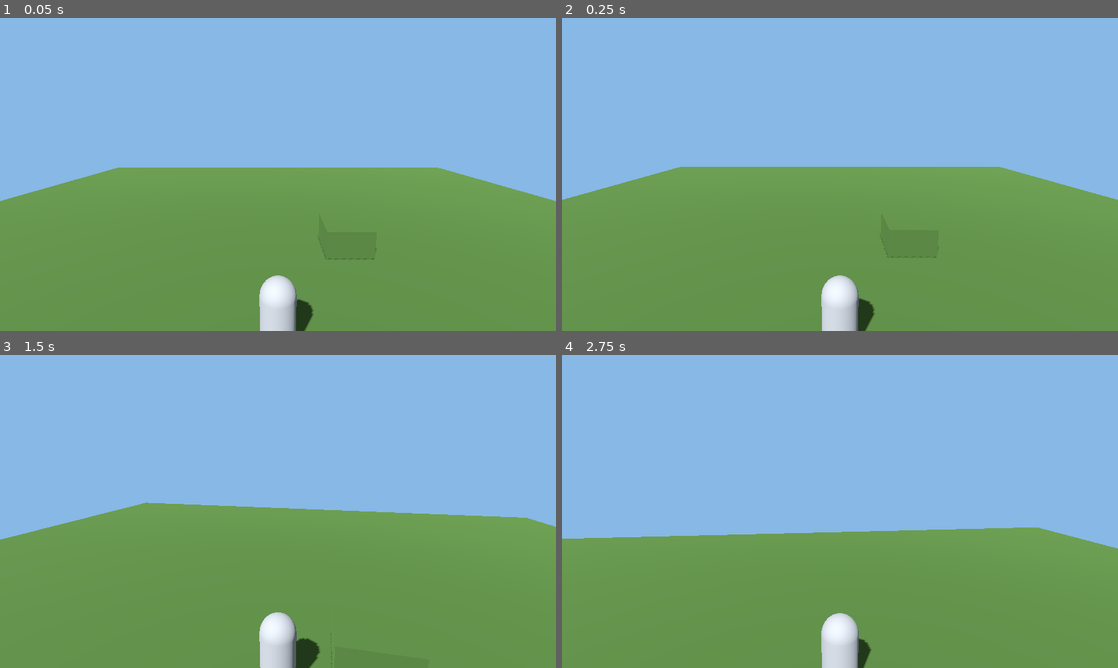
Above: before the commit, frames 1-4 (two rows, left to right).
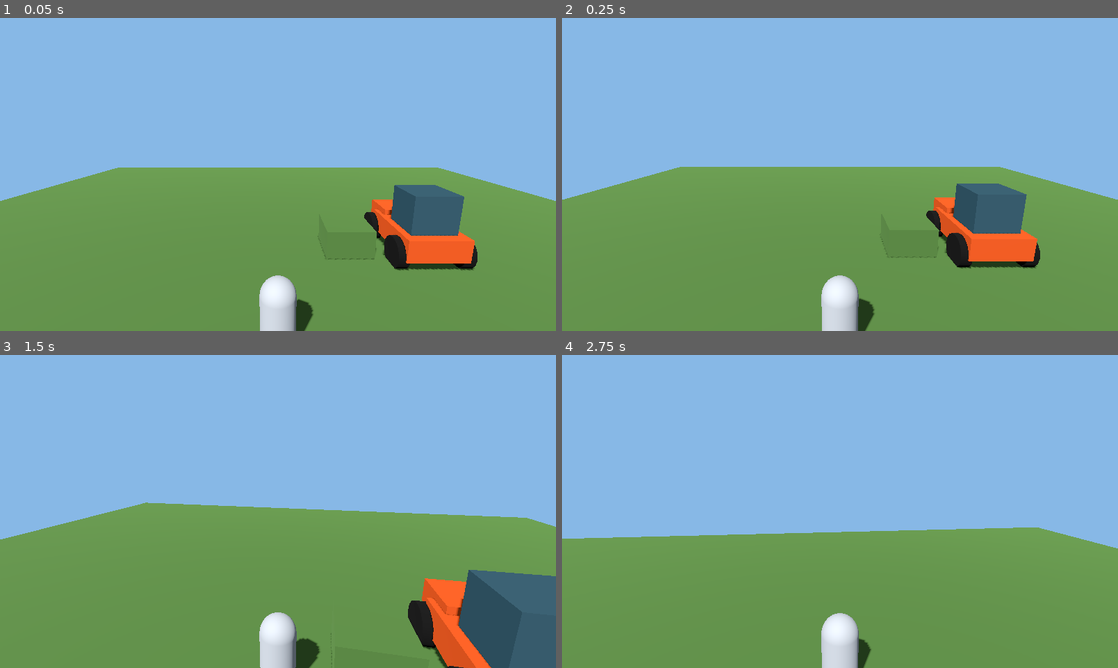
Above: after the commit, the same moments.

Repository: pfarrergraf/Landwirtschaftssimulator
Game: Godot game, scene res://scenes/main.tscn
Same seed, same stepped clock (60 frames per second), same inputs: the game is played once before the commit and once after it.
Inputs (mouse positions are in pixels of both pictures, inside the frame that each line leads up to):
- Up to frame 1 (0.05 s): no input
- Up to frame 2 (0.25 s): no input
- Up to frame 3 (1.5 s): tap Enter at 0.5 s; move the mouse to (305, 511) at 0.52 s; hold E (interact) 0.53-1.28 s; hold W (move_forward) from 0.53 s (still down); move the mouse to (250, 511) at 1.27 s; tap E (interact) at 1.35 s
- Up to frame 4 (2.75 s): keep holding W (move_forward); move the mouse to (851, 505) at 2.02 s; hold E (interact) from 2.03 s (still down)

The runs differ from the first frame. In frame 1, 4.1% of the frame differs, in the area x 65-86%, y 53-81%; in frame 2, 4.1%; in frame 3, 7.2%, in the area x 73-100%, y 68-100%; in frame 4, nothing differs.

Commit message:
feat(vehicle): add brand-neutral tractor blockout

Diff:
--- a/game/godot/scenes/main.tscn
+++ b/game/godot/scenes/main.tscn
@@ -1,6 +1,7 @@
-[gd_scene load_steps=8 format=3]
+[gd_scene load_steps=18 format=3]
 
 [ext_resource type="Script" path="res://scripts/player_controller.gd" id="1_player"]
+[ext_resource type="Script" path="res://scripts/generic_tractor.gd" id="2_tractor"]
 
 [sub_resource type="Environment" id="Environment_main"]
 background_mode = 1
@@ -27,6 +28,44 @@
 [sub_resource type="CapsuleShape3D" id="Shape_player"]
 radius = 0.45
 height = 1.8
+
+[sub_resource type="StandardMaterial3D" id="Material_tractor_body"]
+albedo_color = Color(0.65, 0.24, 0.08, 1)
+roughness = 0.72
+
+[sub_resource type="StandardMaterial3D" id="Material_tractor_cabin"]
+albedo_color = Color(0.18, 0.27, 0.3, 1)
+metallic = 0.15
+roughness = 0.35
+
+[sub_resource type="StandardMaterial3D" id="Material_tractor_wheel"]
+albedo_color = Color(0.035, 0.035, 0.035, 1)
+roughness = 0.96
+
+[sub_resource type="BoxMesh" id="Mesh_tractor_body"]
+material = SubResource("Material_tractor_body")
+size = Vector3(2.4, 0.9, 3.4)
+
+[sub_resource type="BoxMesh" id="Mesh_tractor_cabin"]
+material = SubResource("Material_tractor_cabin")
+size = Vector3(1.8, 1.8, 1.7)
+
+[sub_resource type="BoxMesh" id="Mesh_tractor_hood"]
+material = SubResource("Material_tractor_body")
+size = Vector3(2.0, 0.8, 1.6)
+
+[sub_resource type="CylinderMesh" id="Mesh_tractor_wheel"]
+material = SubResource("Material_tractor_wheel")
+top_radius = 0.65
+bottom_radius = 0.65
+height = 0.45
+radial_segments = 16
+
+[sub_resource type="BoxShape3D" id="Shape_tractor"]
+size = Vector3(2.5, 2.2, 4.2)
+
+[sub_resource type="SphereShape3D" id="Shape_interaction"]
+radius = 3.2
 
 [node name="Main" type="Node3D"]
 
@@ -65,6 +104,79 @@
 current = true
 fov = 65.0
 
+[node name="GenericTractor" type="CharacterBody3D" parent="."]
+position = Vector3(6, 1.3, 0)
+script = ExtResource("2_tractor")
+
+[node name="Body" type="MeshInstance3D" parent="GenericTractor"]
+position = Vector3(0, -0.25, 0.25)
+mesh = SubResource("Mesh_tractor_body")
+
+[node name="Hood" type="MeshInstance3D" parent="GenericTractor"]
+position = Vector3(0, 0.05, -1.45)
+mesh = SubResource("Mesh_tractor_hood")
+
+[node name="Cabin" type="MeshInstance3D" parent="GenericTractor"]
+position = Vector3(0, 0.85, 0.65)
+mesh = SubResource("Mesh_tractor_cabin")
+
+[node name="WheelFrontLeft" type="MeshInstance3D" parent="GenericTractor"]
+position = Vector3(-1.25, -0.62, -1.35)
+rotation_degrees = Vector3(0, 0, 90)
+mesh = SubResource("Mesh_tractor_wheel")
+
+[node name="WheelFrontRight" type="MeshInstance3D" parent="GenericTractor"]
+position = Vector3(1.25, -0.62, -1.35)
+rotation_degrees = Vector3(0, 0, 90)
+mesh = SubResource("Mesh_tractor_wheel")
+
+[node name="WheelRearLeft" type="MeshInstance3D" parent="GenericTractor"]
+position = Vector3(-1.25, -0.62, 1.25)
+rotation_degrees = Vector3(0, 0, 90)
+mesh = SubResource("Mesh_tractor_wheel")
+
+[node name="WheelRearRight" type="MeshInstance3D" parent="GenericTractor"]
+position = Vector3(1.25, -0.62, 1.25)
+rotation_degrees = Vector3(0, 0, 90)
+mesh = SubResource("Mesh_tractor_wheel")
+
+[node name="CollisionShape3D" type="CollisionShape3D" parent="GenericTractor"]
+shape = SubResource("Shape_tractor")
+
+[node name="SeatMarker" type="Marker3D" parent="GenericTractor"]
+position = Vector3(0, 0.75, 0.65)
+
+[node name="ExitMarker" type="Marker3D" parent="GenericTractor"]
+position = Vector3(2.4, -0.05, 0.65)
+
+[node name="CameraPivot" type="Node3D" parent="GenericTractor"]
+position = Vector3(0, 2.2, 0.65)
+rotation_degrees = Vector3(-10, 0, 0)
+
+[node name="VehicleCamera" type="Camera3D" parent="GenericTractor/CameraPivot"]
+position = Vector3(0, 1.5, 7.2)
+current = false
+fov = 70.0
+
+[node name="InteractionArea" type="Area3D" parent="GenericTractor"]
+collision_layer = 0
+collision_mask = 1
+
+[node name="CollisionShape3D" type="CollisionShape3D" parent="GenericTractor/InteractionArea"]
+shape = SubResource("Shape_interaction")
+
+[node name="HUD" type="CanvasLayer" parent="."]
+
+[node name="InteractionPrompt" type="Label" parent="HUD"]
+visible = false
+offset_left = 440.0
+offset_top = 640.0
+offset_right = 840.0
+offset_bottom = 688.0
+text = "E: In den Traktor einsteigen"
+horizontal_alignment = 1
+theme_override_font_sizes/font_size = 24
+
 [node name="ReferenceCube" type="MeshInstance3D" parent="."]
 position = Vector3(3, 0.7, 0)
 mesh = SubResource("Mesh_ground")
